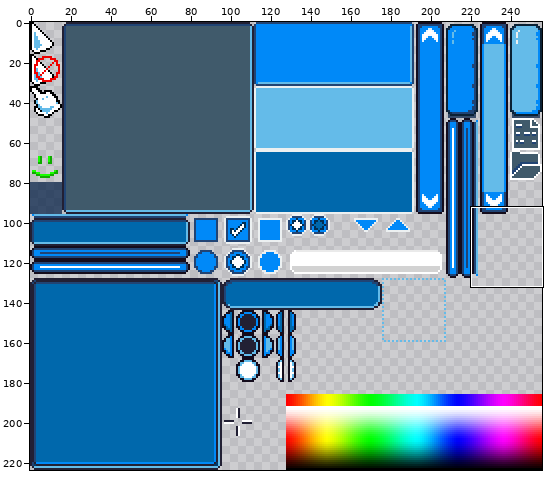
A sprite sheet gets an edit: Iguina.Demo/Assets/DefaultTheme/Textures/UI.png. The first picture is a wide view before the edit; the outline marks the close-up.
Close-up. Before the commit:
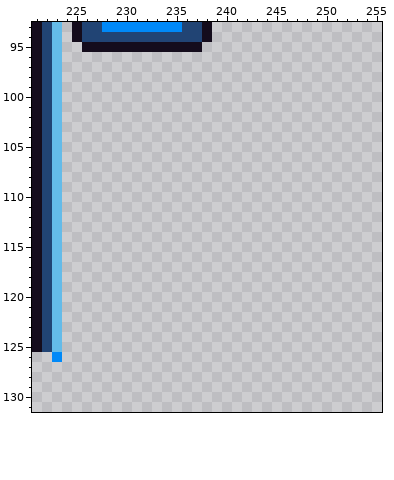
The file is 256x224 pixels. Shown: x 221..255, y 93..131.
Once edited:
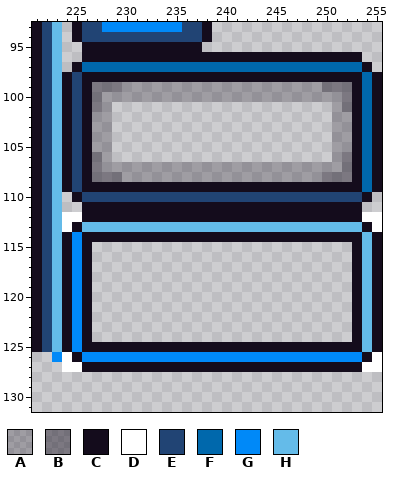
Palette (. is transparent): A #140c1c40  B #140c1c70  C #140c1c  D #ffffff  E #214474  F #0068ac  G #0089f8  H #64bbe9
From old to new:
@@ x 221..255 @@
  95 CEH..CCCCCCCCCCCC..................
- 96 CEH................................
- 97 CEH................................
- 98 CEH................................
- 99 CEH................................
-100 CEH................................
-101 CEH................................
-102 CEH................................
-103 CEH................................
-104 CEH................................
-105 CEH................................
-106 CEH................................
-107 CEH................................
-108 CEH................................
-109 CEH................................
-110 CEH................................
-111 CEH................................
-112 CEH................................
-113 CEH................................
-114 CEH................................
-115 CEH................................
-116 CEH................................
-117 CEH................................
-118 CEH................................
-119 CEH................................
-120 CEH................................
-121 CEH................................
-122 CEH................................
-123 CEH................................
-124 CEH................................
-125 CEH................................
-126 ..G................................
-127 ...................................
+ 96 CEH..CCCCCCCCCCCCCCCCCCCCCCCCCCCC..
+ 97 CEH.CFFFFFFFFFFFFFFFFFFFFFFFFFFFFC.
+ 98 CEHCECCCCCCCCCCCCCCCCCCCCCCCCCCCCFC
+ 99 CEHCECBBBAAAAAAAAAAAAAAAAAAAABBBCFC
+100 CEHCECBAAAAAAAAAAAAAAAAAAAAAAAABCFC
+101 CEHCECBA......................ABCFC
+102 CEHCECAA......................AACFC
+103 CEHCECAA......................AACFC
+104 CEHCECAA......................AACFC
+105 CEHCECAA......................AACFC
+106 CEHCECBA......................ABCFC
+107 CEHCECBAAAAAAAAAAAAAAAAAAAAAAAABCFC
+108 CEHCECBBBAAAAAAAAAAAAAAAAAAAABBBCFC
+109 CEHCECCCCCCCCCCCCCCCCCCCCCCCCCCCCFC
+110 CEH.CEEEEEEEEEEEEEEEEEEEEEEEEEEEEC.
+111 CEH..CCCCCCCCCCCCCCCCCCCCCCCCCCCC..
+112 CEHDDCCCCCCCCCCCCCCCCCCCCCCCCCCCCDD
+113 CEHDCHHHHHHHHHHHHHHHHHHHHHHHHHHHHCD
+114 CEHCGCCCCCCCCCCCCCCCCCCCCCCCCCCCCHC
+115 CEHCGC..........................CHC
+116 CEHCGC..........................CHC
+117 CEHCGC..........................CHC
+118 CEHCGC..........................CHC
+119 CEHCGC..........................CHC
+120 CEHCGC..........................CHC
+121 CEHCGC..........................CHC
+122 CEHCGC..........................CHC
+123 CEHCGC..........................CHC
+124 CEHCGC..........................CHC
+125 CEHCGCCCCCCCCCCCCCCCCCCCCCCCCCCCCHC
+126 ..GDCGGGGGGGGGGGGGGGGGGGGGGGGGGGGCD
+127 ...DDCCCCCCCCCCCCCCCCCCCCCCCCCCCCDD
 128 ...................................
Where, in picture pixels (left, top, right, bottom), the same in both close-ups:
added: (62, 52, 382, 372)
